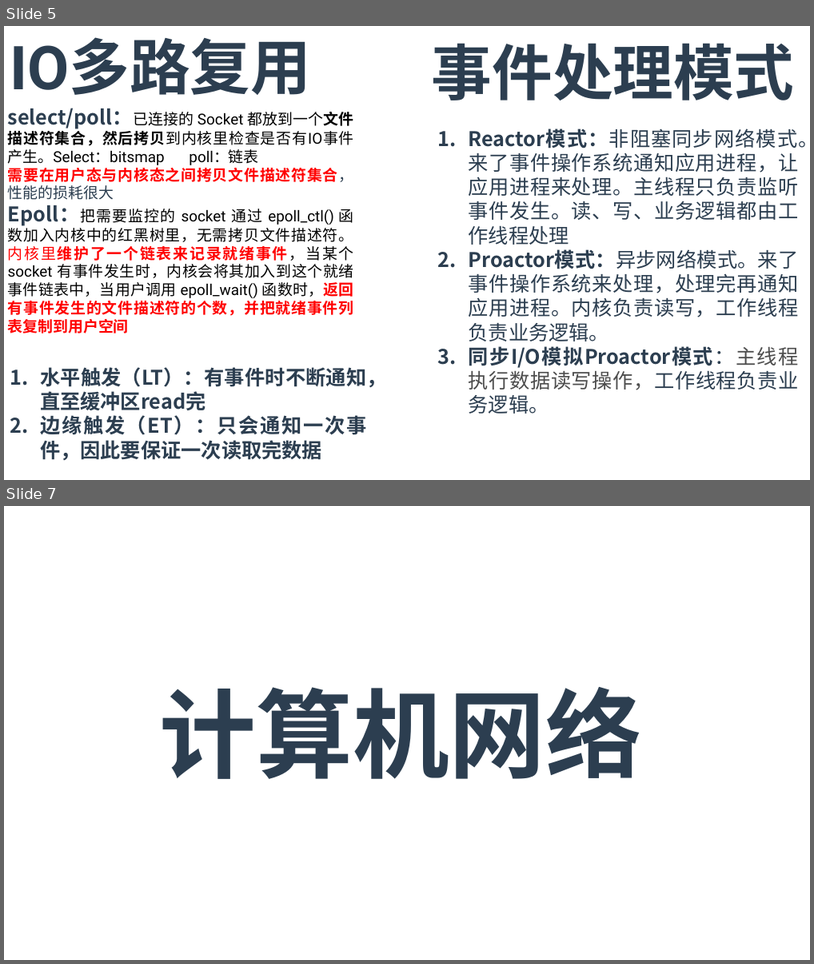
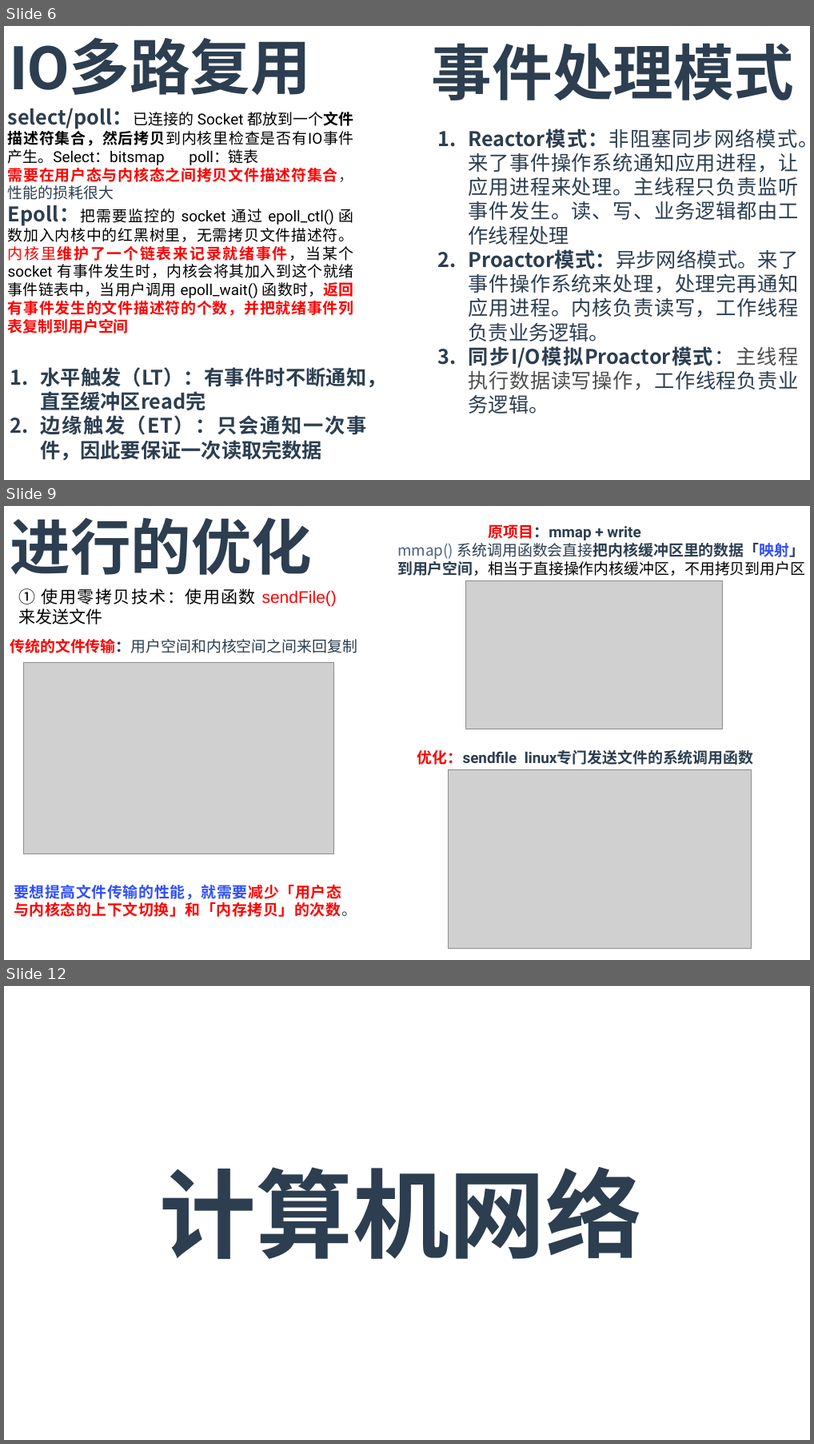
Before and after one commit to T0kisaki-Kurumi/LeetCode, a slide deck: 实习/面试.pptx. Shown one above the other, each under a label of ours: slides 5 and 7 before the commit, slides 6, 9 and 12 after it; the slides between them are not shown. The pictures are 814x964 and 814x1444 pixels, drawn with LibreOffice and Linux fonts; fonts in the diff are those of the drawing; grey boxes stand for pictures. Boxes give left, top, right and bottom in pixels: in the first picture for what was removed or moved away, otherwise in the second. Text is boxed around its words. In the diff, an @@ line names an element or a change of style, - is before the commit and + after.

```diff
--- a/实习/面试.pptx
+++ b/实习/面试.pptx
@@ slide 9 added at [4, 506, 810, 960], background #FFFFFF @@
@@ text added at [10, 517, 312, 575], 72 pt, text #2C3E50, bold @@
+进行的优化
@@ text added at [489, 524, 641, 540], 18 pt, text #2C3E50, bold @@
+原项目：mmap + write
@@ text added at [398, 543, 806, 576], 18 pt, text #2C3E50 @@
+mmap() 系统调用函数会直接把内核缓冲区里的数据「映射」到用户空间，相当于直接操作内核缓冲区，不用拷贝到用户区
@@ text added at [18, 588, 337, 624], 20 pt, text #000000 @@
+① 使⽤零拷⻉技术：使用函数 sendFile() 来发送文件
@@ picture added at [466, 580, 722, 728] @@
@@ text added at [10, 639, 358, 653], 18 pt, text #2C3E50 @@
+传统的文件传输：用户空间和内核空间之间来回复制
@@ picture added at [24, 663, 334, 854] @@
@@ text added at [418, 750, 754, 764], 18 pt, text #2C3E50, bold @@
+优化：sendfile linux专门发送文件的系统调用函数
@@ picture added at [449, 769, 752, 948] @@
@@ text added at [14, 884, 357, 916], 18 pt, text #FF0000, bold @@
+要想提高文件传输的性能，就需要减少「用户态与内核态的上下文切换」和「内存拷贝」的次数。
@@ what was slide 5 is now slide 6 @@
@@ what was slide 7 is now slide 12 @@
```
Also in this commit, not shown: 1 slide changed, 4 other slides added.
